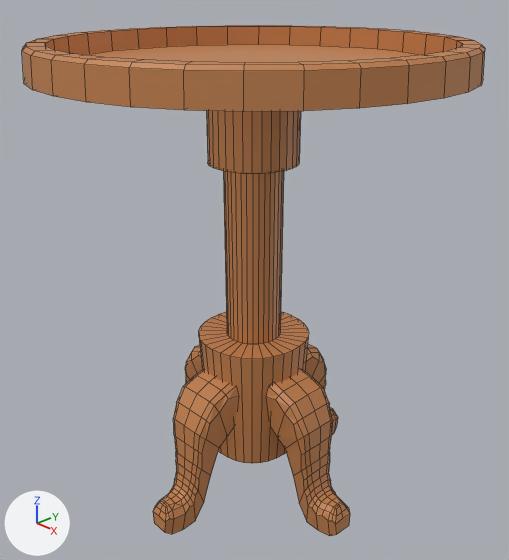
What one commit did to the Blender file maps/New styles/Dimensional/Andrea/Stool UV.blend.
Both versions are drawn from a 50 mm lens placed at (1.195, -1.122, 1.317), pointed at (-0.002, 0.005, 0.607). Lighting does not change. The marker at lower left points along +X, +Y and +Z. Mesh edges are drawn as thin lines.

Script lines for the objects in view, before the commit:
```python
mat_medium_wood_004 = principled_material('Medium Wood.004')
mat_medium_wood_004.base_color = (0.552, 0.223, 0.0762)  # orange #c4824e
me_cylinder_020 = bpy.data.meshes.new('Cylinder.020')
me_cylinder_020.from_pydata(...)  # 900 vertices, 822 faces; spans x -0.65..0.65, y -0.65..0.65, z -0.86..0.69
me_cylinder_020.materials.append(mat_medium_wood_004)  # orange #c4824e
ob_cylinder_006 = bpy.data.objects.new('Cylinder.006', me_cylinder_020)
ob_cylinder_006.location = (0.0, 0.0, 0.659)
ob_cylinder_006.scale = (0.759, 0.759, 0.759)
ob_cylinder_006.visible_shadow = False
```
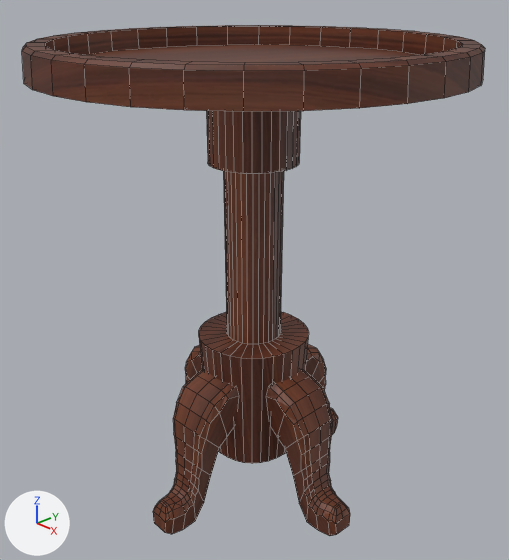
Location of each change, [x1, y1, x2, y2] in pixels of the pictures (509 x 560 px):
'Cylinder.006', surface changed: [22, 25, 485, 536] in both

Patch to the scene script:
```diff
--- a/maps/New styles/Dimensional/Andrea/Stool UV.blend.py
+++ b/maps/New styles/Dimensional/Andrea/Stool UV.blend.py
@@ img_stool_texture_png @@
+img_stool_texture_png = load_image('Stool Texture.png', 'Stool Texture.png', 1024, 1024, 'sRGB')
@@ mat_medium_wood_004 @@
 mat_medium_wood_004 = principled_material('Medium Wood.004')
-mat_medium_wood_004.base_color = (0.552, 0.223, 0.0762)  # orange #c4824e
+mat_medium_wood_004.texture = img_stool_texture_png
```
